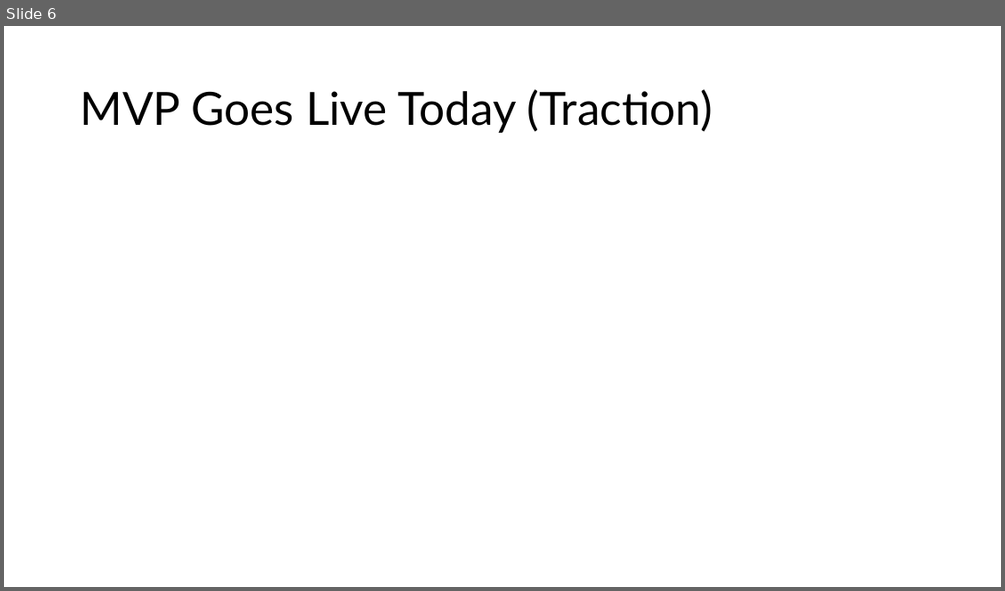
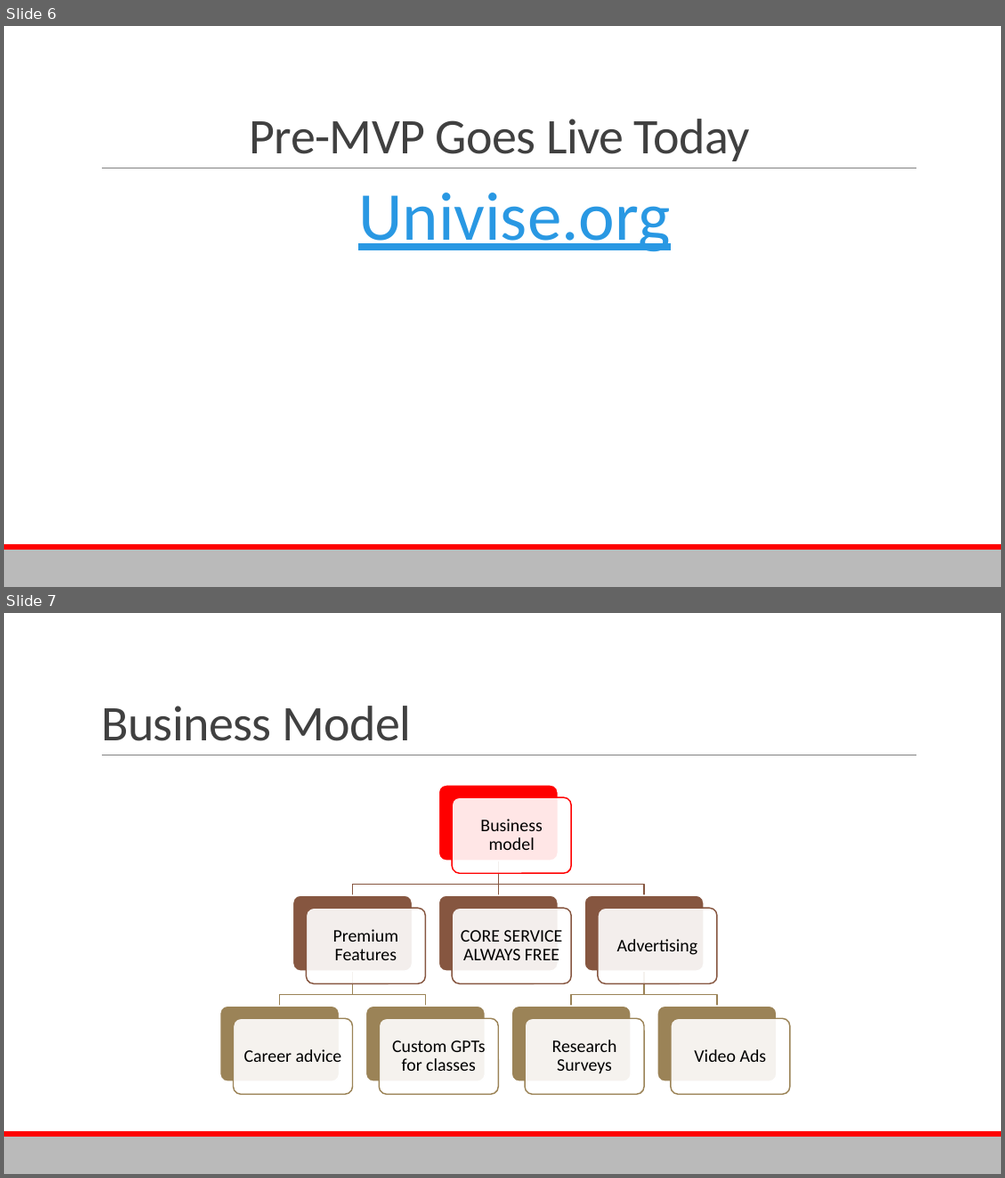
Before and after one commit to Aaryush1/Univise, a slide deck: Pitch_Deck.pptx. Shown one above the other, each under a label of ours: slide 6 before the commit, slides 6 and 7 after it. The pictures are 1005x591 and 1005x1178 pixels, drawn with LibreOffice and Linux fonts; fonts in the diff are those of the drawing. Boxes give left, top, right and bottom in pixels: in the first picture for what was removed or moved away, otherwise in the second. Text is boxed around its words. In the diff, an @@ line names an element or a change of style, - is before the commit and + after.

```diff
--- a/Pitch_Deck.pptx
+++ b/Pitch_Deck.pptx
@@ slide 7 added at [4,613,1001,1174], background #FFFFFF; not listed: 3 template elements that a slide beside it also shows @@
@@ title added at [101,706,411,741], 48 pt, text #404040 @@
+Business Model
@@ group added at [220,785,791,1094]: 16 rounded rectangles, 8 texts, 7 freeform shapes @@
+Business model
+Premium Features
+Career advice
+Custom GPTs for classes
+CORE SERVICE ALWAYS FREE
+Advertising
+Research Surveys
+Video Ads
@@ slide 6 changed as well @@
@@ title "Pre-MVP Goes Live Today" at [250,119,750,161]: vertical alignment middle to bottom @@
@@ title at [250,119,750,161]: text changed; size 44 to 48 pt; font Lato to Calibri; text colour #000000 to #404040 @@
-MVP Goes Live Today (Traction)
+Pre-MVP Goes Live Today
@@ line added from (102, 168) to (917, 168), #808080 0.5 pt @@
@@ text added at [358,192,670,252], 66 pt, text #2998E3, underline @@
+  Univise.org
@@ rectangle added at [4,549,1001,587], fill #BABABA @@
@@ rectangle added at [4,544,1001,549], fill #FF0000 @@
```
Also in this commit, not shown: 4 other slides changed, 3 other slides added, 4 slides removed, 8 other files.
